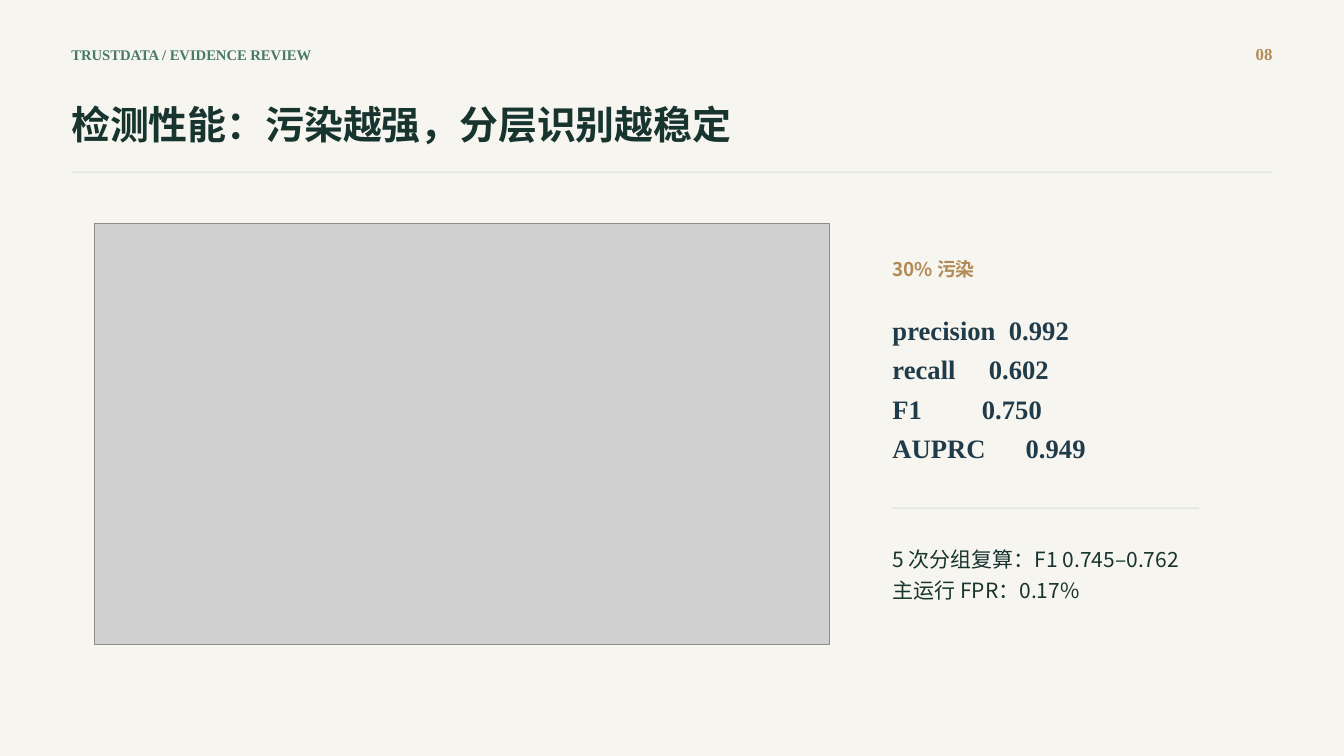
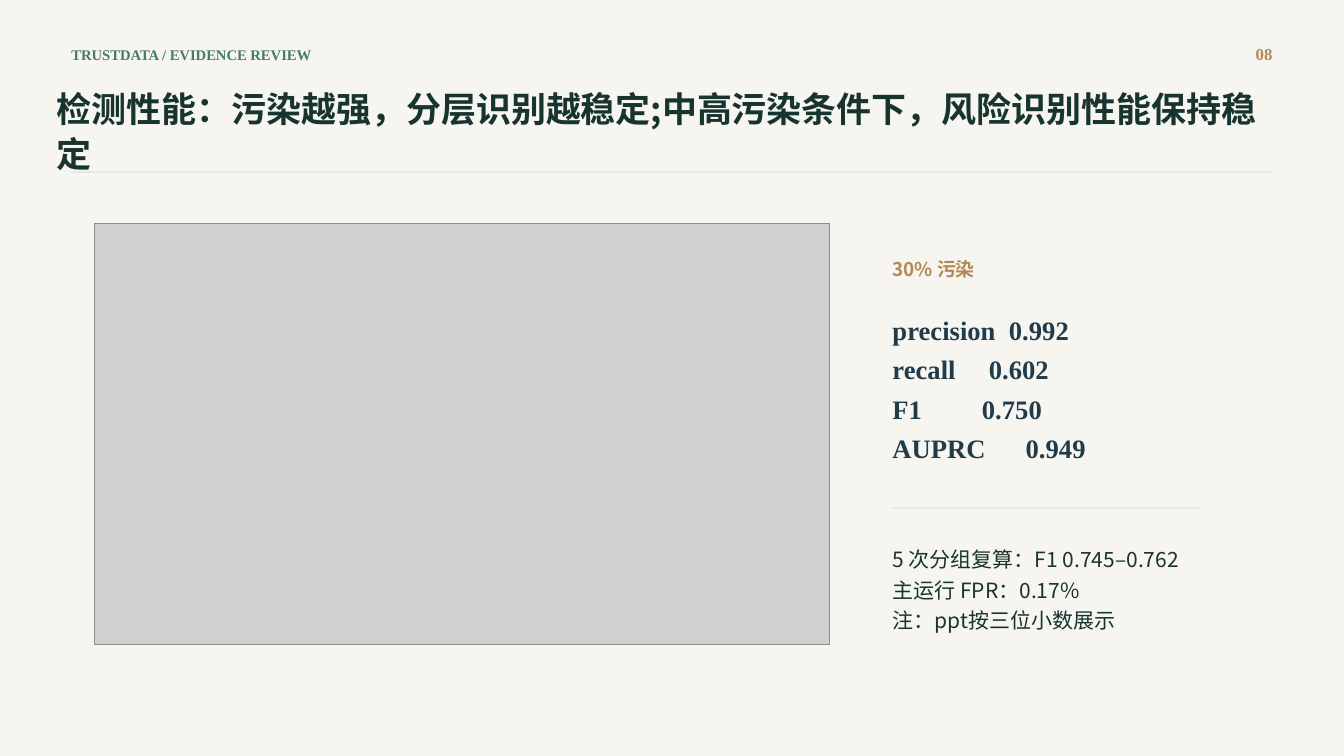
Before and after one commit to SunRunJie/Trustdata-Crowdsourced-Review-Governance, a slide deck: slide 8 of deliverables/TrustData_2026新域新质创新大赛路演稿.pptx. Drawn at 1344x756 pixels with LibreOffice and Linux fonts; fonts in the diff are those of the drawing; grey boxes stand for pictures. Boxes give left, top, right and bottom in pixels: in the first picture for what was removed or moved away, otherwise in the second. Text is boxed around its words. In the diff, an @@ line names an element or a change of style, - is before the commit and + after.

```diff
--- a/deliverables/TrustData_2026新域新质创新大赛路演稿.pptx
+++ b/deliverables/TrustData_2026新域新质创新大赛路演稿.pptx
@@ text at [57,92,1257,170]: text changed; size 27.8 to 25 pt @@
-检测性能：污染越强，分层识别越稳定
+检测性能：污染越强，分层识别越稳定;中高污染条件下，风险识别性能保持稳定
@@ text at [893,610,1116,633]: paragraph added @@
+注：ppt按三位小数展示
```
Also in this commit, not shown: 3 other slides changed, 2 other files.
